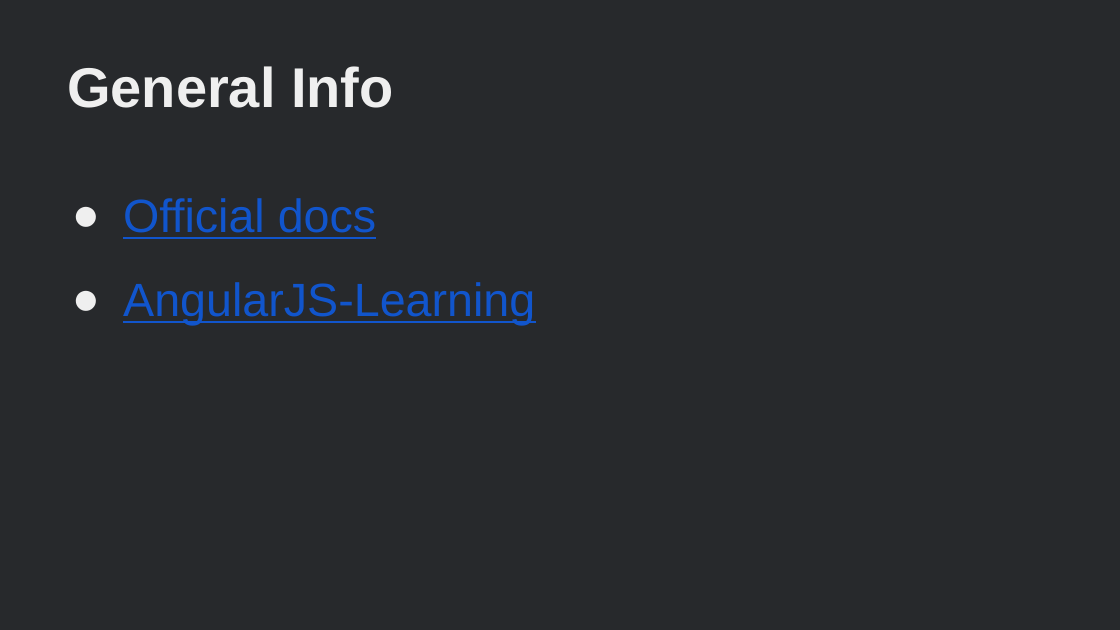
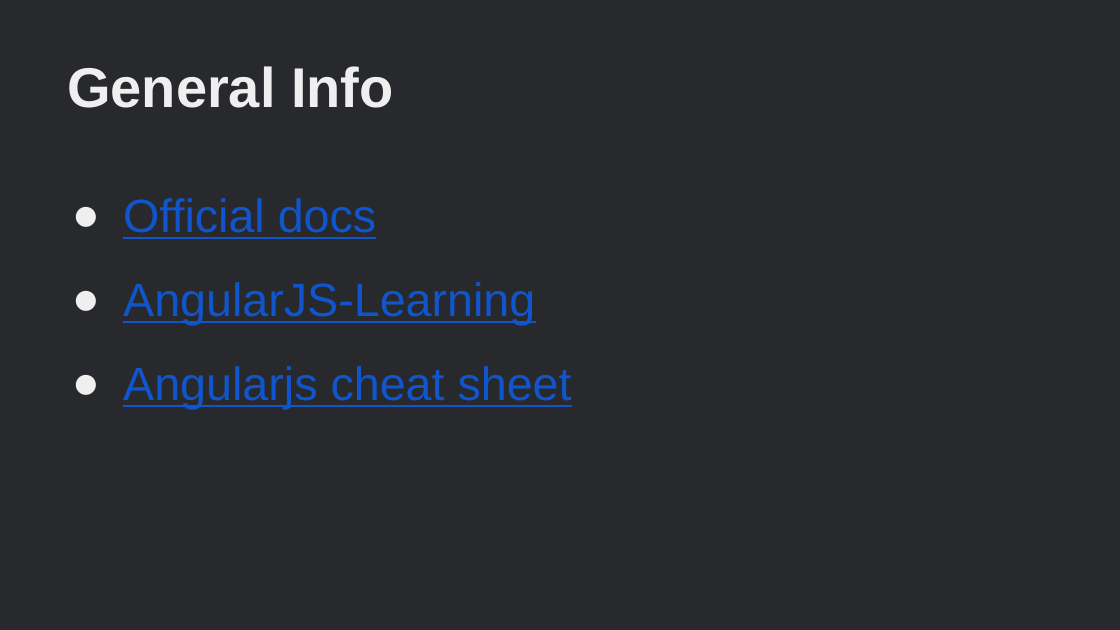
Before and after one commit to shelman/angular-tutorial, a slide deck: slide 16 of AngularJS Tutorial Slides.pptx. Drawn at 1120x630 pixels with LibreOffice and Linux fonts; fonts in the diff are those of the drawing. Boxes give left, top, right and bottom in pixels: in the first picture for what was removed or moved away, otherwise in the second. Text is boxed around its words. In the diff, an @@ line names an element or a change of style, - is before the commit and + after.

```diff
--- a/AngularJS Tutorial Slides.pptx
+++ b/AngularJS Tutorial Slides.pptx
@@ text at (123, 366, 572, 410): paragraph added @@
+● Angularjs cheat sheet
```
Also in this commit, not shown: 2 other slides changed, 1 slide added, 1 slide removed, 7 other files.
